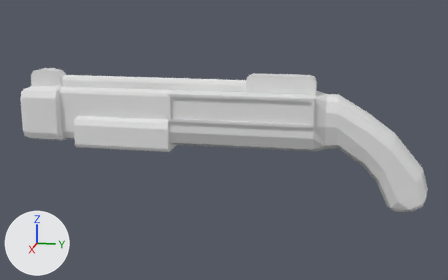
An edit to the Blender file Assets/Models/LP-12.blend, drawn before and after from the same camera.
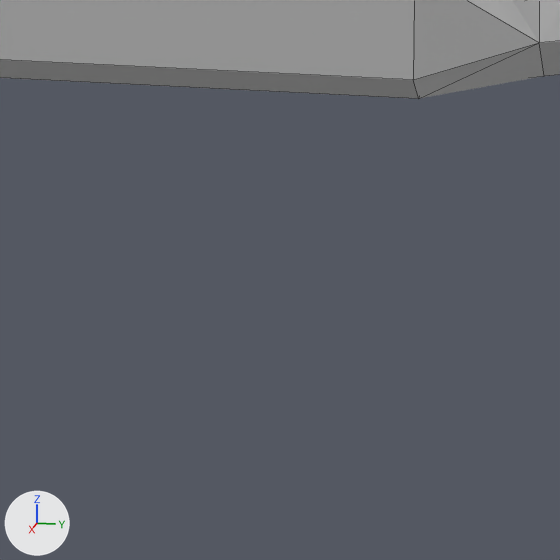
Each version appears first whole from a 50 mm lens placed at (4.193, 0.348, 0.848), pointed at (-0.003, -0.491, -0.201), and next in a close-up on the part from 61% to 73% of the width and 51% to 70% of the height. The lights are fixed; the arrows at lower left show +X, +Y and +Z. The close-ups show mesh edges as thin lines.
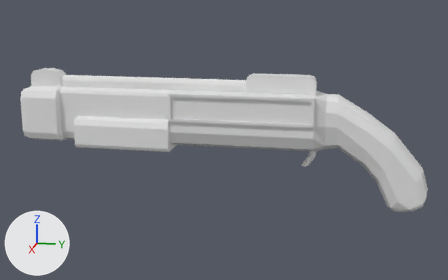
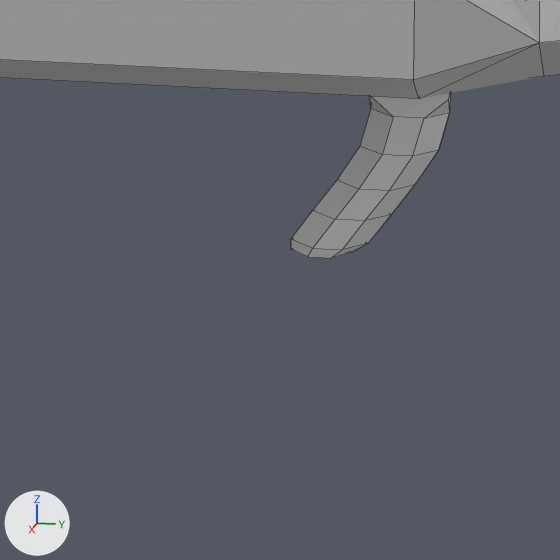
What changed in the scene script:
```text
Change me_cube:
    used by ob_cube; location = (0.0, 0.0, 0.0); scale = (0.147, 0.147, 0.147)
    remove me_cube.from_pydata(...)  # 224 vertices, 203 faces; spans x 0.0..1.1, y -13.4..6.2, z -4.4..1.8
    add me_cube.from_pydata(...)  # 259 vertices, 229 faces; spans x 0.0..1.1, y -13.4..6.2, z -4.4..1.8
    me_cube part 1: a new loose piece of 42 vertices spanning x 0.0..0.1, y 0.4..1.1, z -2.5..-1.6, in mat_material (its picture is missing)
```

Changed parts and their boxes [x1, y1, x2, y2] in the close-ups (560 x 560 px):
'Cube', reshaped: before [0, 0, 560, 99]; after [0, 0, 560, 258]
part 1 of me_cube, added: after [291, 93, 451, 258]
